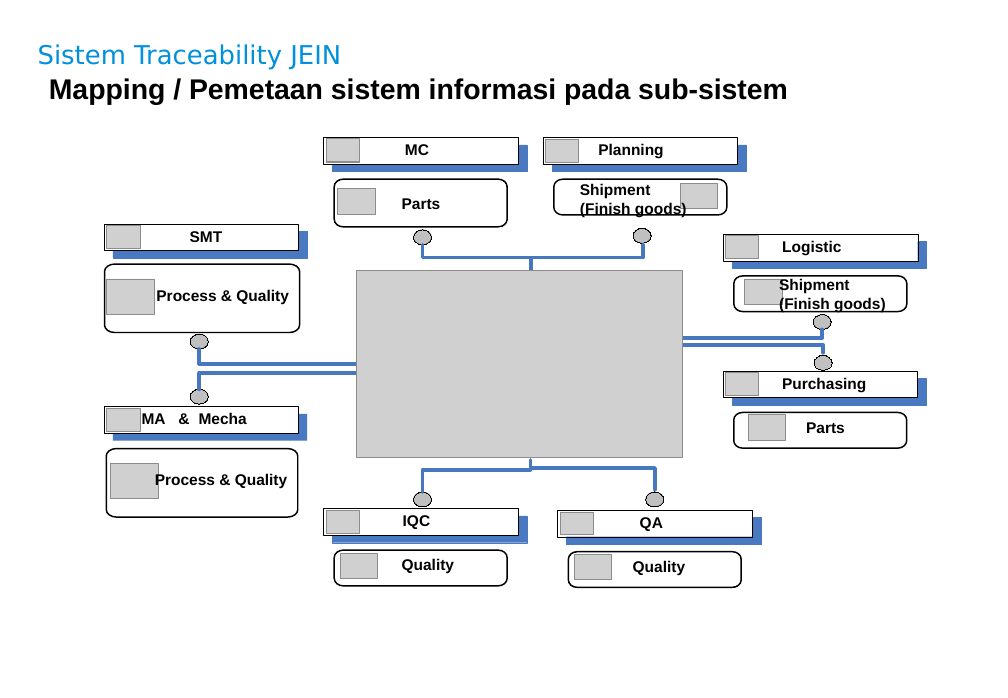
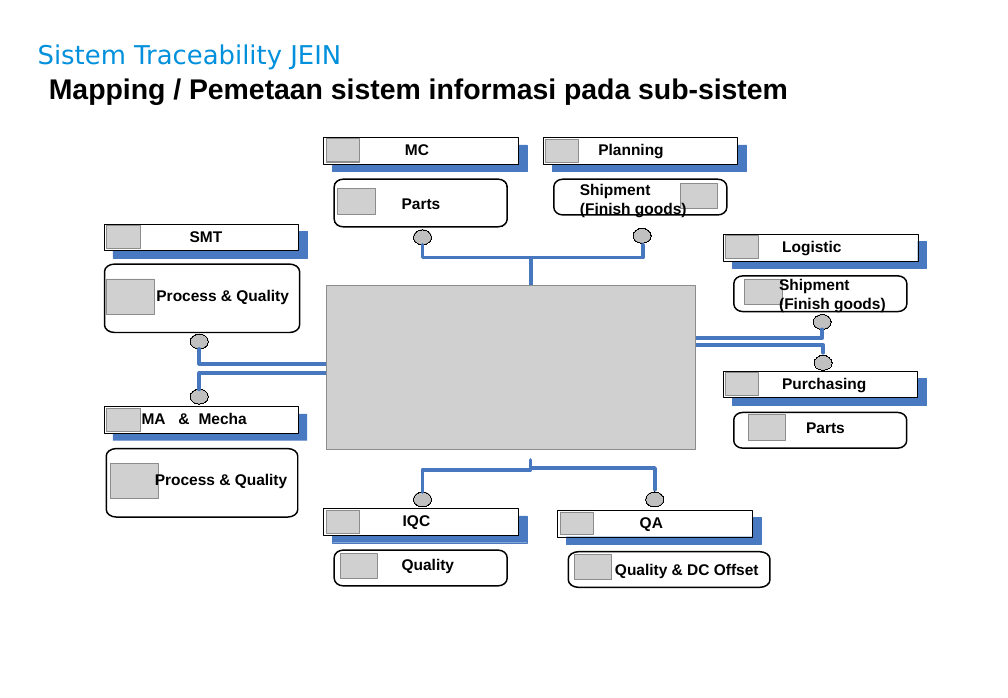
Before and after one commit to harrismz/t_traceability, a slide deck: slide 9 of my/Asset/ManualBook/Traceability.pptx. Drawn at 1008x698 pixels with LibreOffice and Linux fonts; fonts in the diff are those of the drawing; grey boxes stand for pictures; background and template pictures are left out. Boxes give left, top, right and bottom in pixels: in the first picture for what was removed or moved away, otherwise in the second. Text is boxed around its words. In the diff, an @@ line names an element or a change of style, - is before the commit and + after.

```diff
--- a/my/Asset/ManualBook/Traceability.pptx
+++ b/my/Asset/ManualBook/Traceability.pptx
@@ picture: place and size @@
-picture at (356, 270, 682, 458)
+picture at (326, 286, 695, 450)
@@ freeform shape: place and size @@
-freeform shape at (569, 552, 742, 587)
+freeform shape at (569, 552, 771, 587)
@@ freeform shape removed at (569, 552, 742, 587) @@
@@ text at (615, 563, 759, 578): text changed @@
-Quality
+Quality & DC Offset
```
Also in this commit, not shown: 2 other slides changed.
